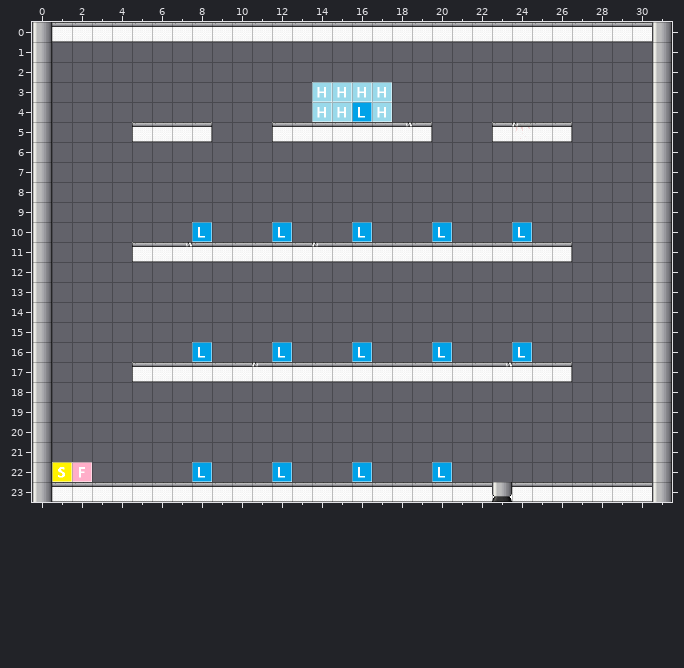
Tiled map -- Platformer/assets/mainmenu2.tmx. The picture above is the old version.
Cells are 32x32 px. Shown: x 0..31, y 0..23.
After:
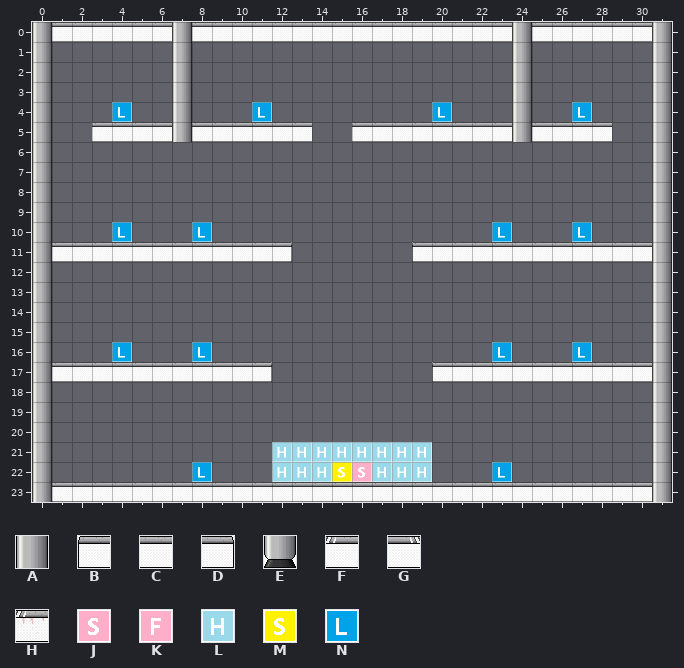
Key: from "lab-sheet": A 0, B 1, C 2, D 3, E 4, F 5, G 6, H 9; from "levelMarkers": J 0, K 1, L 2, M 4, N 6.
_ is an empty cell, # one hidden under a higher layer, . an unchanged one.
Tiles of an added or newly shown layer are drawn over the layers below it.
The commit says: new "difficulty graded" main menu
Edits made:
--- layer "collisions"
@@ x 3..28 @@
- 0 ....C................C....
- 1 ...._................_....
- 2 ...._................_....
- 3 ...._................_....
- 4 ...._................_....
- 5 __B.CD___B.CC..GD___BH.D__
+ 0 ....A................A....
+ 1 ....A................A....
+ 2 ....A................A....
+ 3 ....A................A....
+ 4 ....A................A....
+ 5 CCC.ACCCC#.__..CCCCCCA.CCC
@@ x 1..30 @@
-11 ____B.G....CCFCCCCC......D____
+11 CCCCC.C....D______B......CCCCC
@@ x 1..30 @@
-17 ____B.....FCCCCCCCCC..G..D____
+17 CCCCC.....D________B..C..CCCCC
@@ x 23..23 @@
-23 E
+23 C
--- layer "helptext1"
@@ x 14..17 @@
- 3 LLLL
- 4 LL#L
+ 3 ____
+ 4 ____
@@ x 12..19 @@
-21 ________
-22 ___..___
+21 LLLLLLLL
+22 LLL..LLL
--- layer "players"
@@ x 1..16 @@
-22 MK............__
+22 __............MJ
--- layer "level markers"
@@ x 4..27 @@
- 4 _......_....N..._......_
+ 4 N......N...._...N......N
@@ x 4..27 @@
-10 _.......N...N...N.._N.._
+10 N......._..._..._..N_..N
@@ x 4..27 @@
-16 _.......N...N...N.._N.._
+16 N......._..._..._..N_..N
@@ x 12..23 @@
-22 N...N...N.._
+22 _..._..._..N
--- layer "moving2" (added)
@@ x 12..12 @@
- 5 _
+ 5 C
